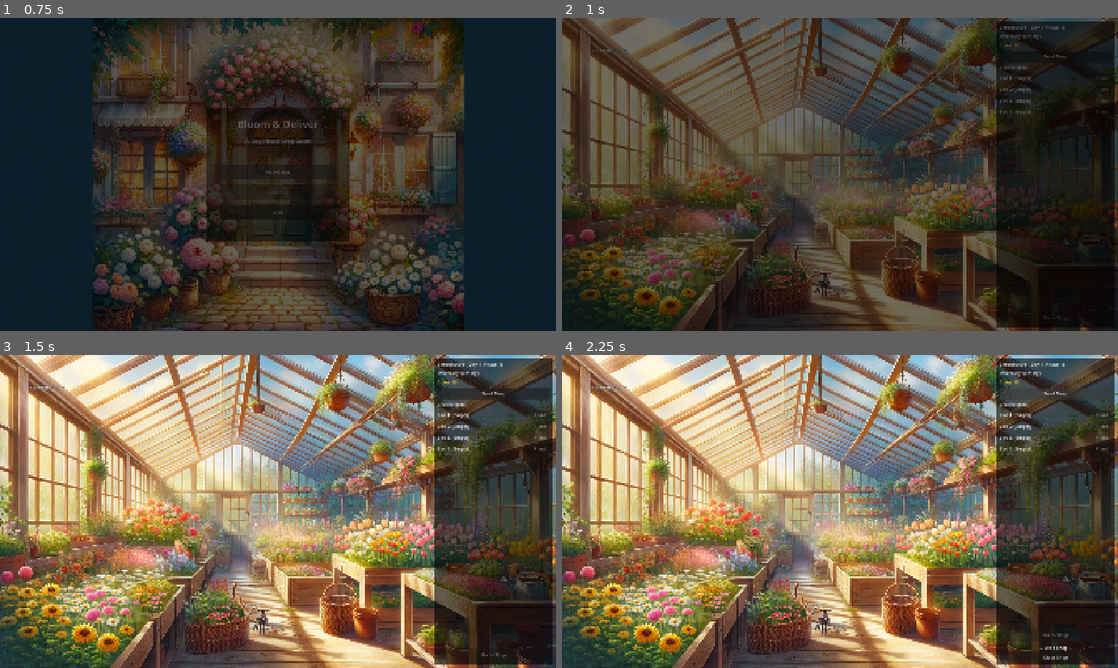
Above: before the commit, frames 1-4 (two rows, left to right).
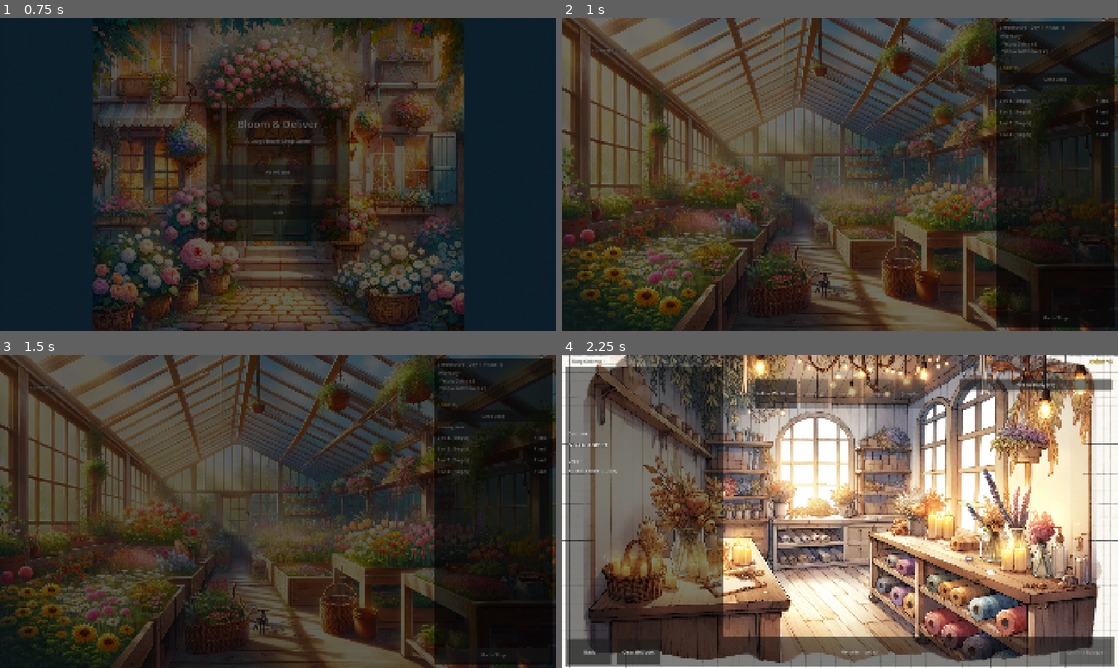
Above: after the commit, the same moments.

Repository: RobiwanKanobi/BloomAndDeliver
Game: Godot game, scene res://scenes/menus/MainMenu.tscn
Same seed, same stepped clock (60 frames per second), same inputs: the game is played once before the commit and once after it.
Inputs (mouse positions are in pixels of both pictures, inside the frame that each line leads up to):
- Up to frame 1 (0.75 s): click "New Game" at 0.5 s
- Up to frame 2 (1 s): no input
- Up to frame 3 (1.5 s): click (494, 655) at 1.25 s, where only the run after the commit has a clickable "Go to Shop"
- Up to frame 4 (2.25 s): click (1056, 392) at 2 s, where only the run before the commit has a clickable "Seed Shop"

Frame 1 is identical in both runs. In frame 2, 0.4% of the frame differs, in the area x 78-99%, y 5-97%; in frame 3, 94%; in frame 4, 95%, in the area x 0-100%, y 0-100%.
Error in both runs: Invalid assignment of property or key 'allowed_phases' with value of type 'Array' on a base object of type 'Resource (OrderTemplateData)'. (res://autoload/Cont…

Commit message:
Fix: give starter flowers on Day 1 for immediate gameplay
Co-authored-by: RobiwanKanobi <RobiwanKanobi@users.noreply.github.com>

Diff:
--- a/scripts/systems/ProgressionSystem.gd
+++ b/scripts/systems/ProgressionSystem.gd
@@ -36,8 +36,12 @@
 
 
 static func init_new_game() -> void:
-	GameState.unlocked_flowers = STARTER_FLOWERS.duplicate()
+	GameState.unlocked_flowers.clear()
+	for f in STARTER_FLOWERS:
+		GameState.unlocked_flowers.append(f)
 	GameState.seed_inventory = STARTER_SEEDS.duplicate()
+	GameState.add_flower("daisy_yellow", 2)
+	GameState.add_flower("wildflower_yellow", 1)
 
 
 static func get_seed_shop_offerings() -> Array:
Not shown, added: autoload/ContentDB.gd.uid
Not shown, added: autoload/EventBus.gd.uid
Not shown, added: scripts/data/DialogueEventData.gd.uid
Not shown, added: scripts/data/JournalEntryData.gd.uid
Not shown, added: scripts/data/OrderTemplateData.gd.uid
Not shown, added: scripts/data/UpgradeData.gd.uid
Not shown, added: scripts/gameplay/UpgradeScreen.gd.uid
Not shown, added: scripts/systems/GreenhouseSystem.gd.uid
Not shown, added: scripts/systems/JournalSystem.gd.uid
Not shown, added: scripts/systems/OrderSystem.gd.uid
Not shown, added: scripts/systems/ProgressionSystem.gd.uid
Not shown, added: scripts/systems/RelationshipSystem.gd.uid
(and 2 more such lines)
